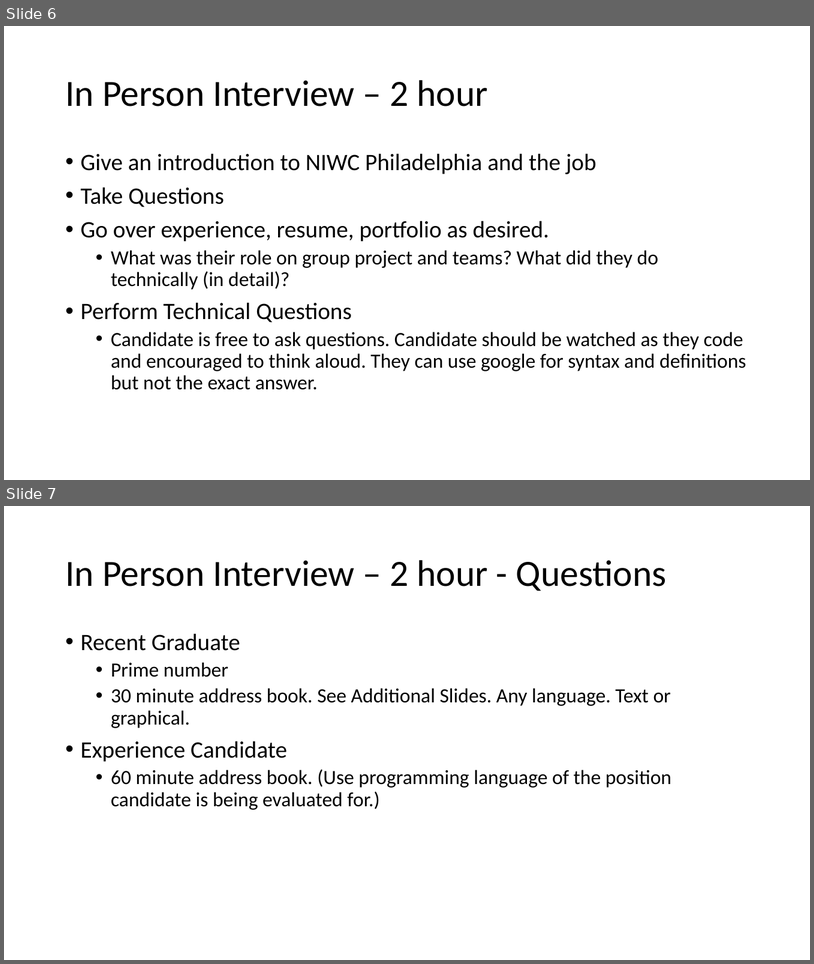
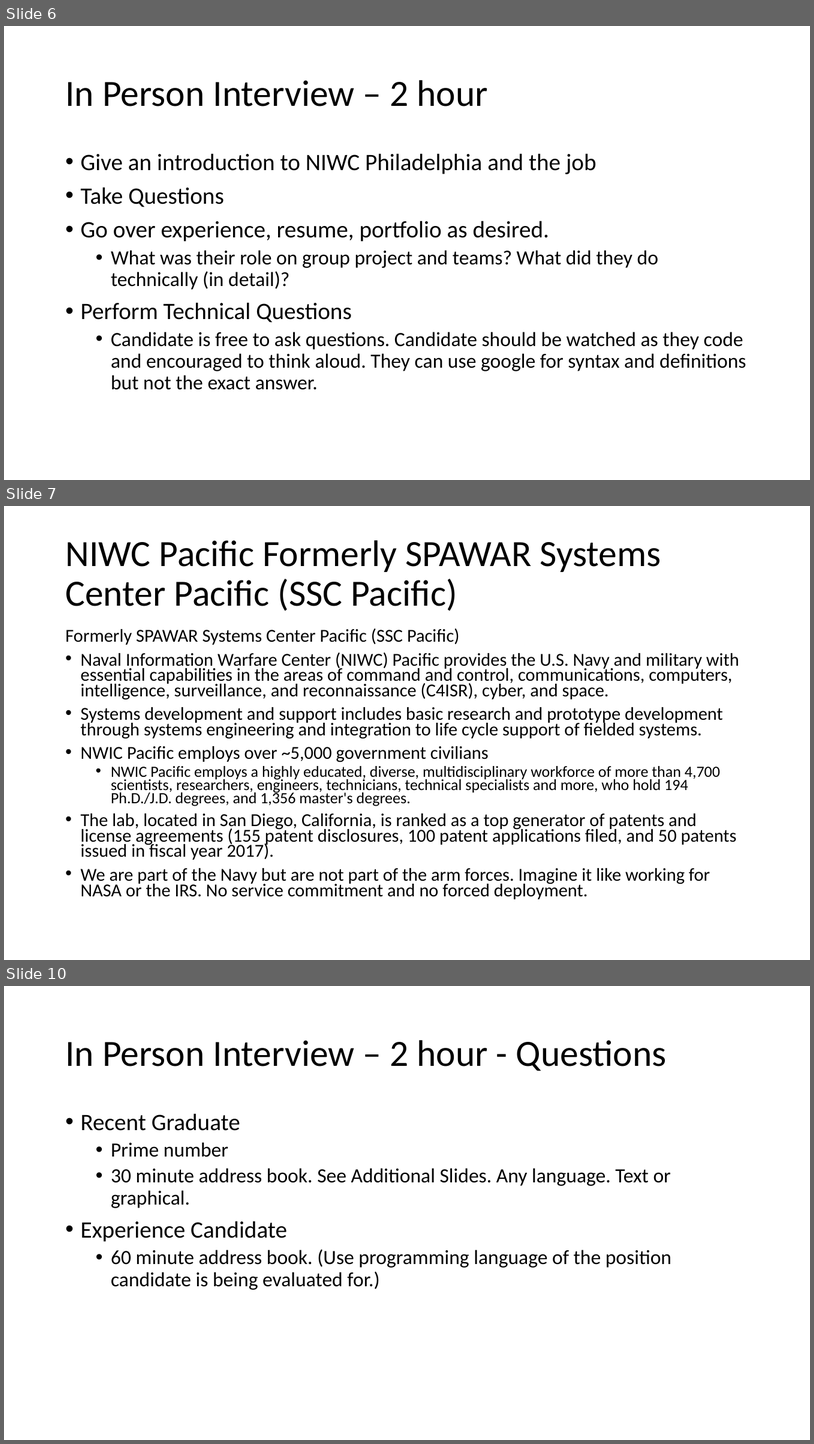
Before and after one commit to NIWC-PHL/Recruiting, a slide deck: Software Developer Hiring Process.pptx. Shown one above the other, each under a label of ours: slides 6 and 7 before the commit, slides 6, 7 and 10 after it; the slides between them are not shown. The pictures are 814x964 and 814x1444 pixels, drawn with LibreOffice and Linux fonts; fonts in the diff are those of the drawing. Boxes give left, top, right and bottom in pixels: in the first picture for what was removed or moved away, otherwise in the second. Text is boxed around its words. In the diff, an @@ line names an element or a change of style, - is before the commit and + after.

```diff
--- a/Software Developer Hiring Process.pptx
+++ b/Software Developer Hiring Process.pptx
@@ slide 7 added at (x1=4, y1=506, x2=810, y2=960), background #FFFFFF @@
@@ title added at (x1=65, y1=540, x2=661, y2=611), 44 pt, text #000000 @@
+NIWC Pacific Formerly SPAWAR Systems Center Pacific (SSC Pacific)
@@ text added at (x1=65, y1=628, x2=740, y2=899), 21.7 pt, text #000000 @@
+Formerly SPAWAR Systems Center Pacific (SSC Pacific)
+• Naval Information Warfare Center (NIWC) Pacific provides the U.S. Navy and military with essential capabilities in the areas of command and control, communications, computers, intelligence, surveillance, and reconnaissance (C4ISR), cyber, and space.
+• Systems development and support includes basic research and prototype development through systems engineering and integration to life cycle support of fielded systems.
+• NWIC Pacific employs over ~5,000 government civilians
+  • NWIC Pacific employs a highly educated, diverse, multidisciplinary workforce of more than 4,700 scientists, researchers, engineers, technicians, technical specialists and more, who hold 194 Ph.D./J.D. degrees, and 1,356 master's degrees.
+• The lab, located in San Diego, California, is ranked as a top generator of patents and license agreements (155 patent disclosures, 100 patent applications filed, and 50 patents issued in fiscal year 2017).
+• We are part of the Navy but are not part of the arm forces. Imagine it like working for NASA or the IRS. No service commitment and no forced deployment.
@@ what was slide 7 is now slide 10 @@
```
Also in this commit, not shown: 1 slide changed, 2 other slides added.
